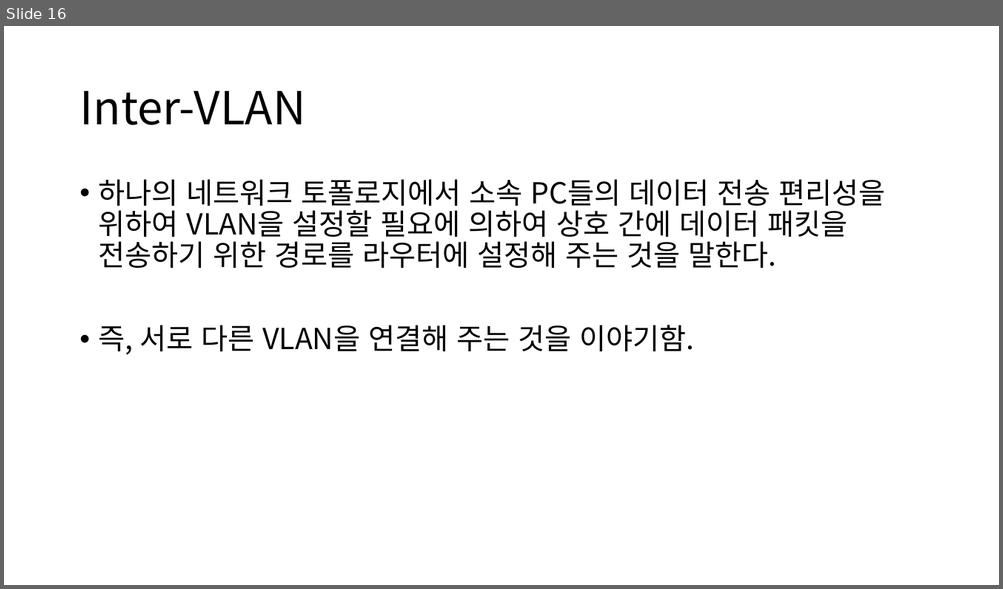
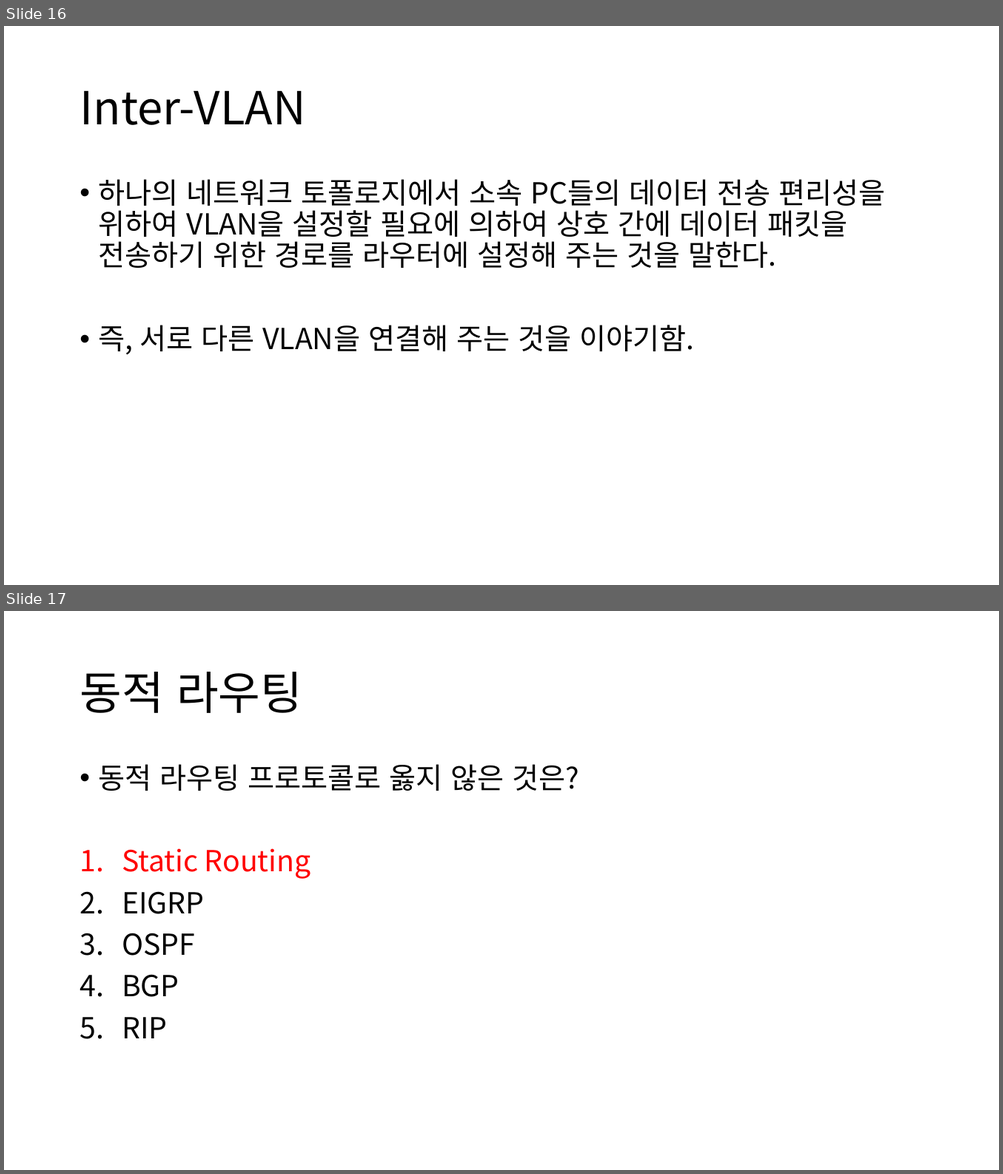
Before and after one commit to kig2929kig/network, a slide deck: 네트워크 구축(학습정리).pptx. Shown one above the other, each under a label of ours: slide 16 before the commit, slides 16 and 17 after it. The pictures are 1003x589 and 1003x1174 pixels, drawn with LibreOffice and Linux fonts; fonts in the diff are those of the drawing. Boxes give left, top, right and bottom in pixels: in the first picture for what was removed or moved away, otherwise in the second. Text is boxed around its words. In the diff, an @@ line names an element or a change of style, - is before the commit and + after.

```diff
--- a/네트워크 구축(학습정리).pptx
+++ b/네트워크 구축(학습정리).pptx
@@ slide 17 added at (x1=4, y1=611, x2=999, y2=1170), background #FFFFFF @@
@@ title added at (x1=79, y1=672, x2=302, y2=713), 44 pt, text #000000 @@
+동적 라우팅
@@ text added at (x1=99, y1=764, x2=580, y2=1039), 28 pt, text #000000 @@
+• 동적 라우팅 프로토콜로 옳지 않은 것은?
+1. Static Routing
+2. EIGRP
+3. OSPF
+4. BGP
+5. RIP
```
